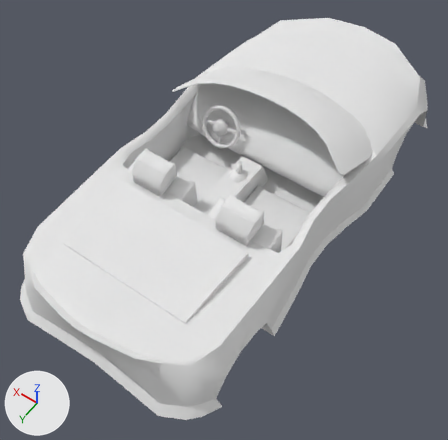
One commit to the Blender file res/models/CustomCar1_6.blend: the scene before it, then after it.
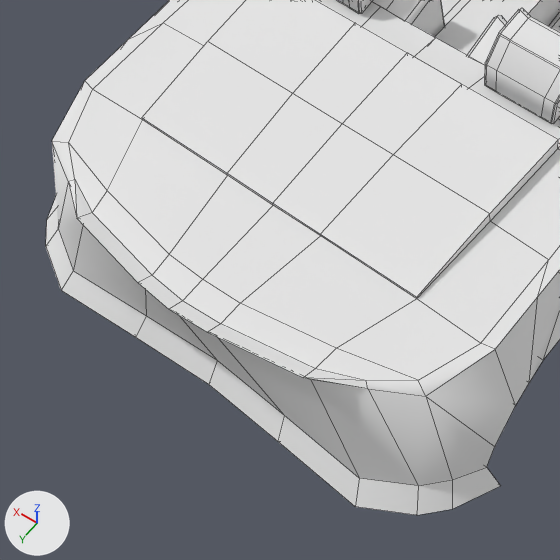
Each version is shown whole from a 50 mm camera at (-3.45, 5.71, 7.51) aimed at (-0.1, 1.02, 0.13), then close up on the part from 0% to 56% of the width and 43% to 100% of the height. Arrows for +X, +Y and +Z are at lower left; the lights stay in place. The close-ups show mesh edges as thin lines.

Before the edit, the objects in view are built like this:
```python
me_cube_001 = bpy.data.meshes.new('Cube.001')
me_cube_001.from_pydata(...)  # 1204 vertices, 1060 faces; spans x -1.73..1.73, y -3.89..3.89, z -0.05..1.59
me_cube_001.polygons.foreach_set('use_smooth', [True] * 1060)
me_cube_001.materials.append(mat_material)  # its picture is missing
# before: 543 (0.25, 3.83, 0.89), 546 (0.54, 3.75, 0.12) at pixel (146, 315), 565 (0.56, 3.85, -0.02) at pixel (135, 337), 857 (-0.25, 3.83, 0.89), 861 (-0.54, 3.75, 0.12) at pixel (284, 415)
# before: 883 (-0.56, 3.85, -0.02) at pixel (277, 441), 941 (0.0, 3.79, 0.93) at pixel (182, 300)
ob_cube_001 = bpy.data.objects.new('Cube.001', me_cube_001)
ob_cube_001.location = (0.0, 0.0, 0.0)
```
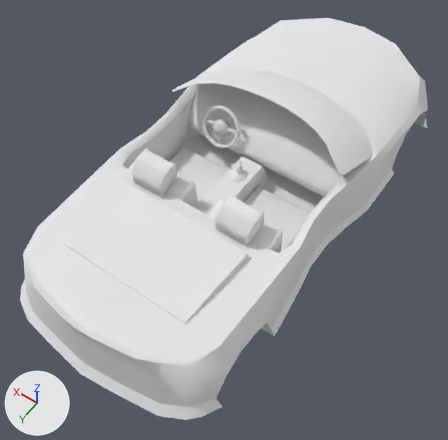
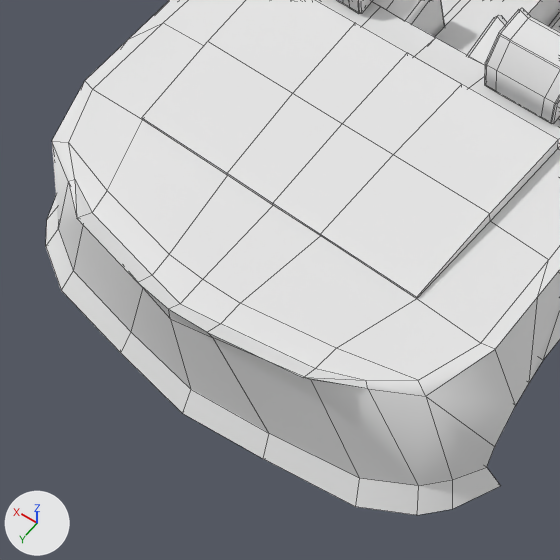
Commit message: Made car look better from the back

Pixel boxes (x1, y1, x2, y2) of what changed, in the close-ups (560 x 560 px; the box of a moved part takes in the faces that stretch with it):
part 1 of me_cube_001, moved or reshaped: (61, 225, 359, 506) in both

What changed in the scene script:
```text
Change me_cube_001:
    where me_cube_001.from_pydata(...)  # 1204 vertices, 1060 faces; spans x -1.73..1.73, y -3.89..3.89, z -0.05..1.59
    used by ob_cube_001; location = (0.0, 0.0, 0.0)
    me_cube_001 part 1
    add for i in [546, 565, 861, 883]: me_cube_001.vertices[i].co += Vector((0.0, 0.13, 0.0))
    add for i in [543, 857, 941]: me_cube_001.vertices[i].co += Vector((0.0, 0.02, 0.0))
    me_cube_001.vertices[856].co: (0.0, 3.85, 0.9) -> (0.0, 3.9, 0.9)  # pixel (176, 312) -> pixel (170, 318)
    me_cube_001.vertices[860].co: (0.0, 3.72, 0.12) -> (0.0, 3.94, 0.12)  # pixel (217, 360) -> pixel (190, 389)
    me_cube_001.vertices[882].co: (0.0, 3.83, -0.02) -> (0.0, 4.04, -0.02)  # pixel (208, 384) -> pixel (182, 413)
    me_cube_001.vertices[1187].co: (0.0, 3.03, -0.05) -> (0.0, 3.11, -0.05)
    me_cube_001.vertices[1188].co: (0.0, 3.25, -0.05) -> (0.0, 3.39, -0.05)
```
